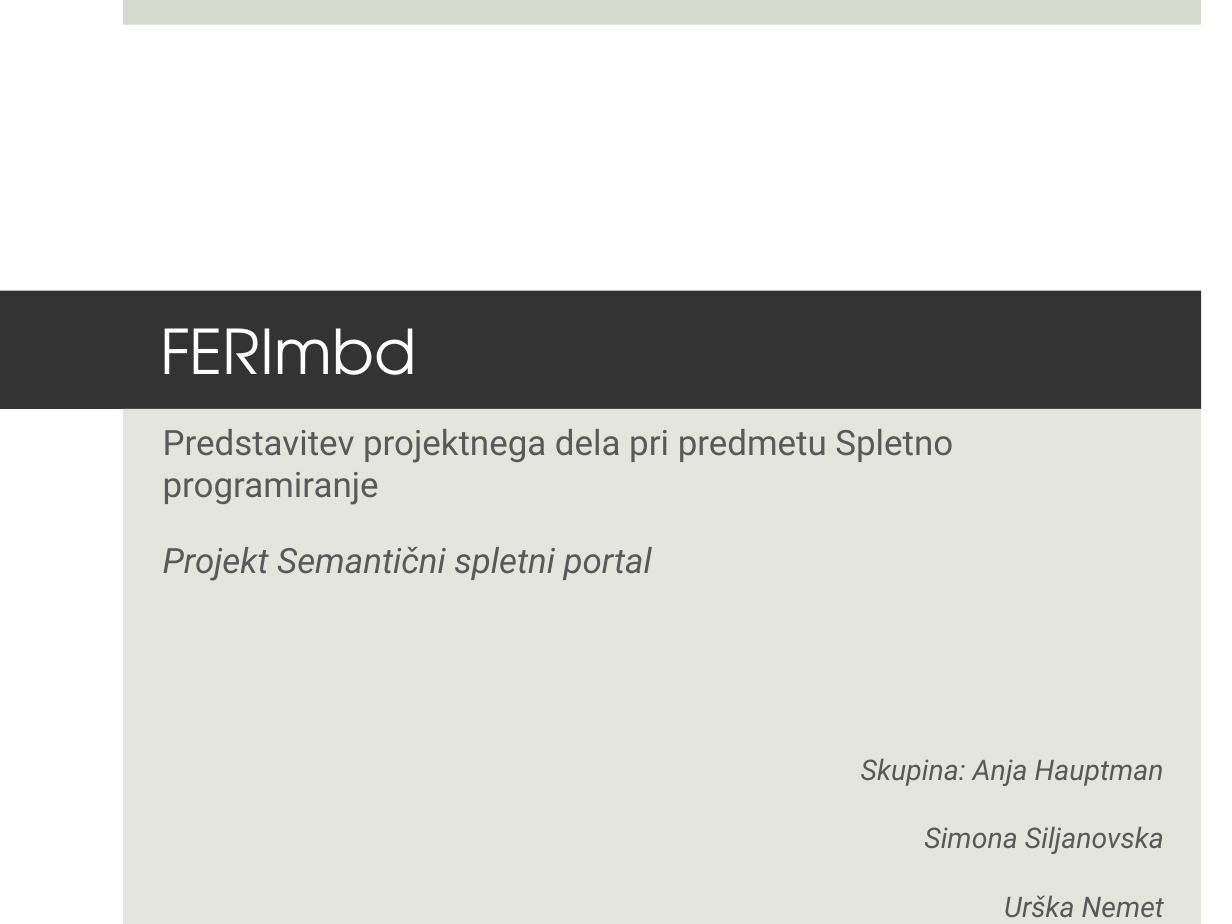
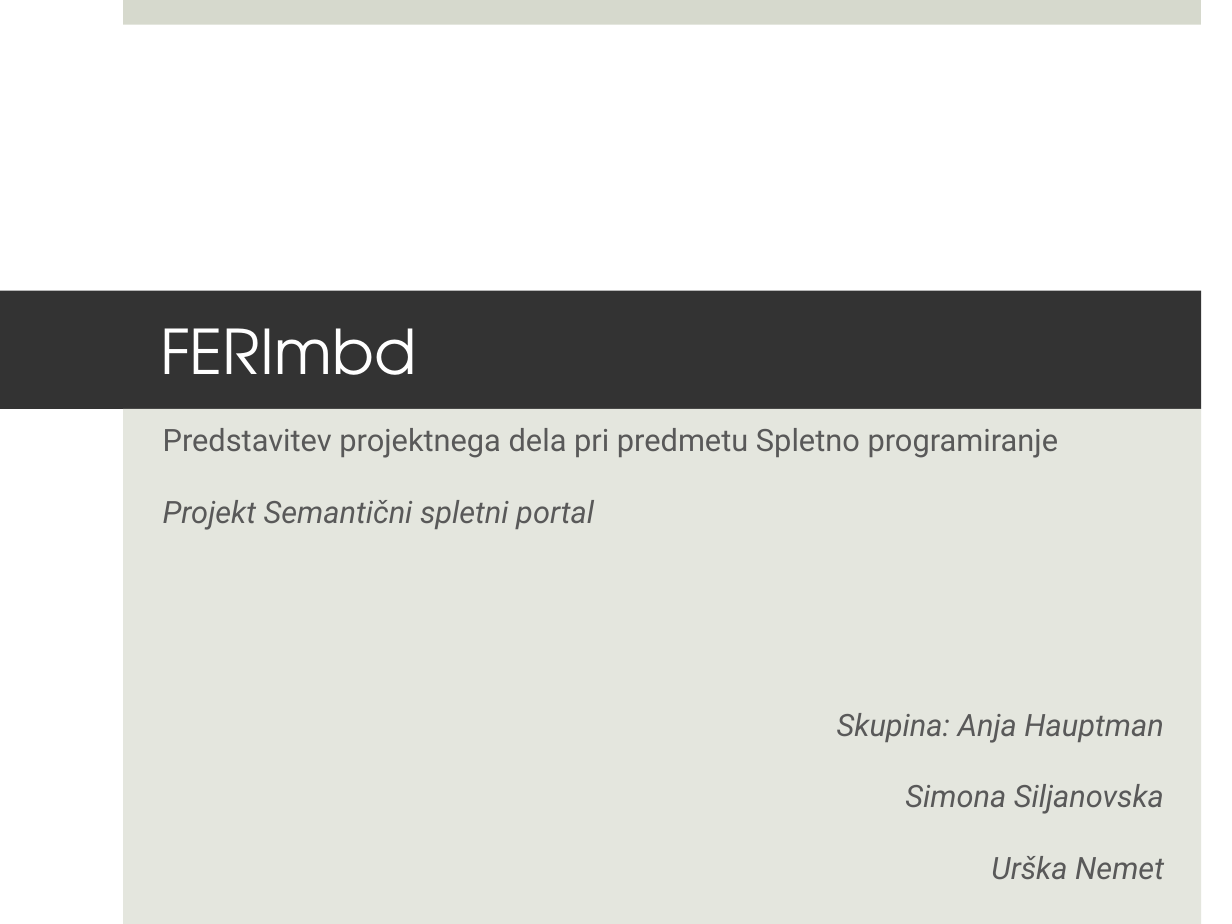
Before and after one commit to hauptanja/SP, a slide deck: slide 1 of SP_predstavitev.pptx. Drawn at 1232x924 pixels with LibreOffice and Linux fonts; fonts in the diff are those of the drawing. Boxes give left, top, right and bottom in pixels: in the first picture for what was removed or moved away, otherwise in the second. Text is boxed around its words. In the diff, an @@ line names an element or a change of style, - is before the commit and + after.

```diff
--- a/SP_predstavitev.pptx
+++ b/SP_predstavitev.pptx
@@ subtitle "Predstavitev projektnega dela pri predmetu ..." at [123,409,1201,924]: size 20.4 to 18 pt in "Predstavitev projektnega dela pri predmetu Spletno programir ...", "Projekt Semantični spletni portal"; size 16.6 to 18 pt in "Skupina: Anja Hauptman", "Simona Siljanovska", "Urška Nemet" @@
```
Also in this commit, not shown: 1 other slide changed, 1 slide added, 2 slides removed.
